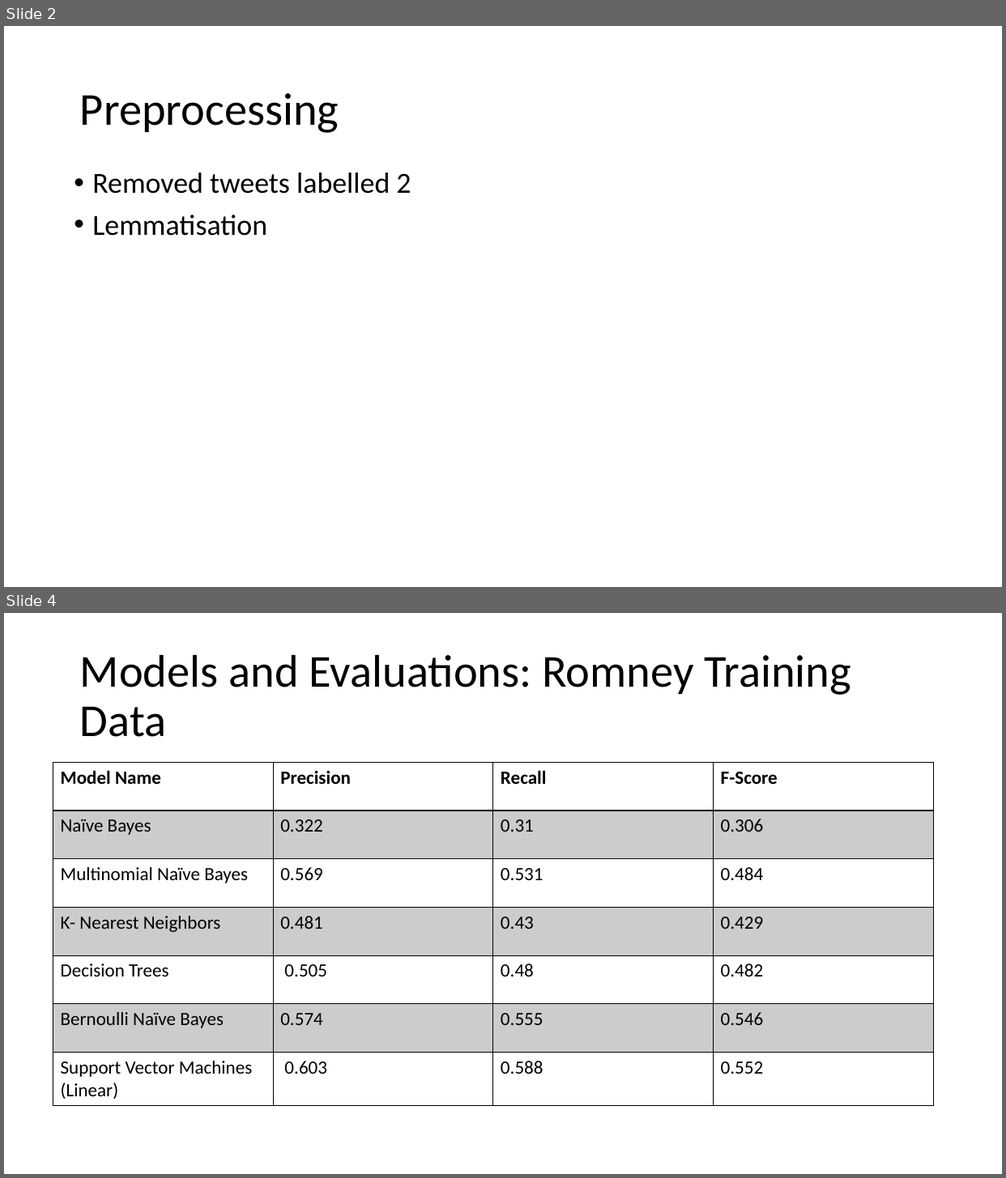
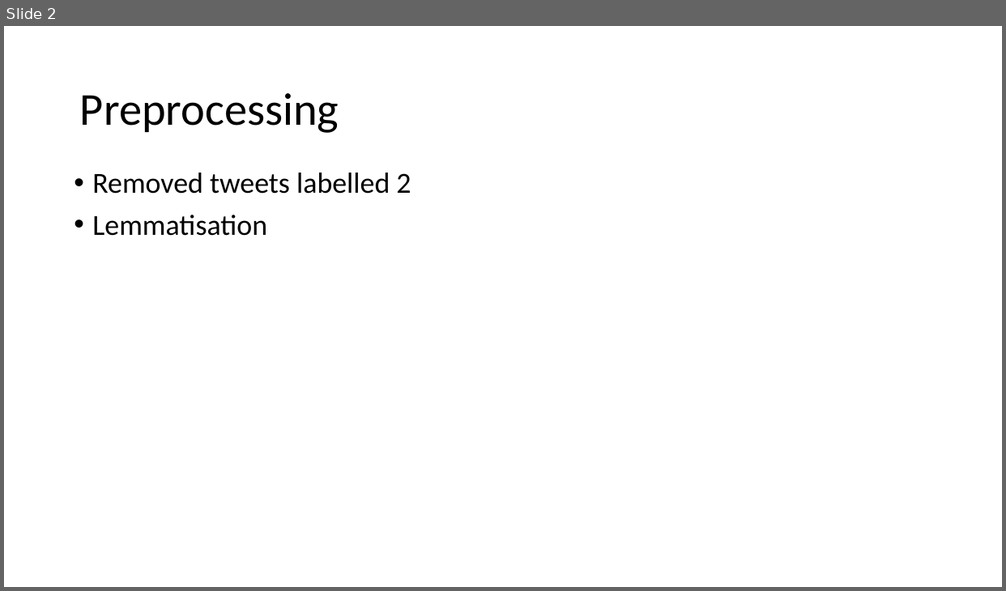
Before and after one commit to aditimallavarapu/Obama-Romney-DM, a slide deck: Version 1.0/Sentiment Analysis Research Project Part II.pptx. Shown one above the other, each under a label of ours: slides 2 and 4 before the commit, slide 2 after it; the slides between them are not shown. The pictures are 1006x1178 and 1006x591 pixels, drawn with LibreOffice and Linux fonts; fonts in the diff are those of the drawing. Boxes give left, top, right and bottom in pixels: in the first picture for what was removed or moved away, otherwise in the second. Text is boxed around its words. In the diff, an @@ line names an element or a change of style, - is before the commit and + after.

```diff
--- a/Version 1.0/Sentiment Analysis Research Project Part II.pptx
+++ b/Version 1.0/Sentiment Analysis Research Project Part II.pptx
@@ slide 4 removed at (4, 613, 1002, 1174), background #FFFFFF @@
@@ title removed at (80, 654, 850, 737) @@
-Models and Evaluations: Romney Training Data
@@ table removed at (53, 763, 933, 1105), 7 rows, 4 columns @@
-Model Name | Precision | Recall | F-Score
-Naïve Bayes | 0.322 | 0.31 | 0.306
-Multinomial Naïve Bayes | 0.569 | 0.531 | 0.484
-K- Nearest Neighbors | 0.481 | 0.43 | 0.429
-Decision Trees | 0.505 | 0.48 | 0.482
-Bernoulli Naïve Bayes | 0.574 | 0.555 | 0.546
-Support Vector Machines / (Linear) | 0.603 | 0.588 | 0.552
```
Also in this commit, not shown: 1 slide changed, 1 slide added, 1 other slide removed, 4 other files.
